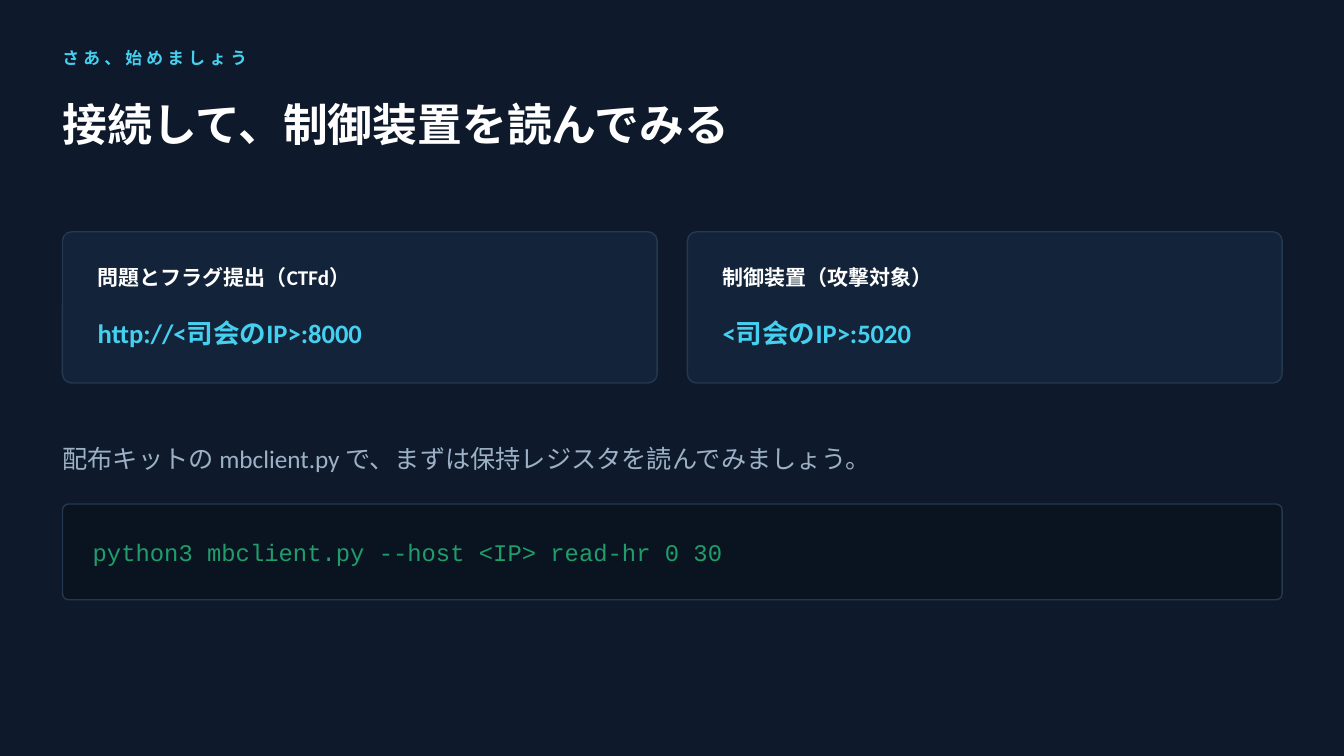
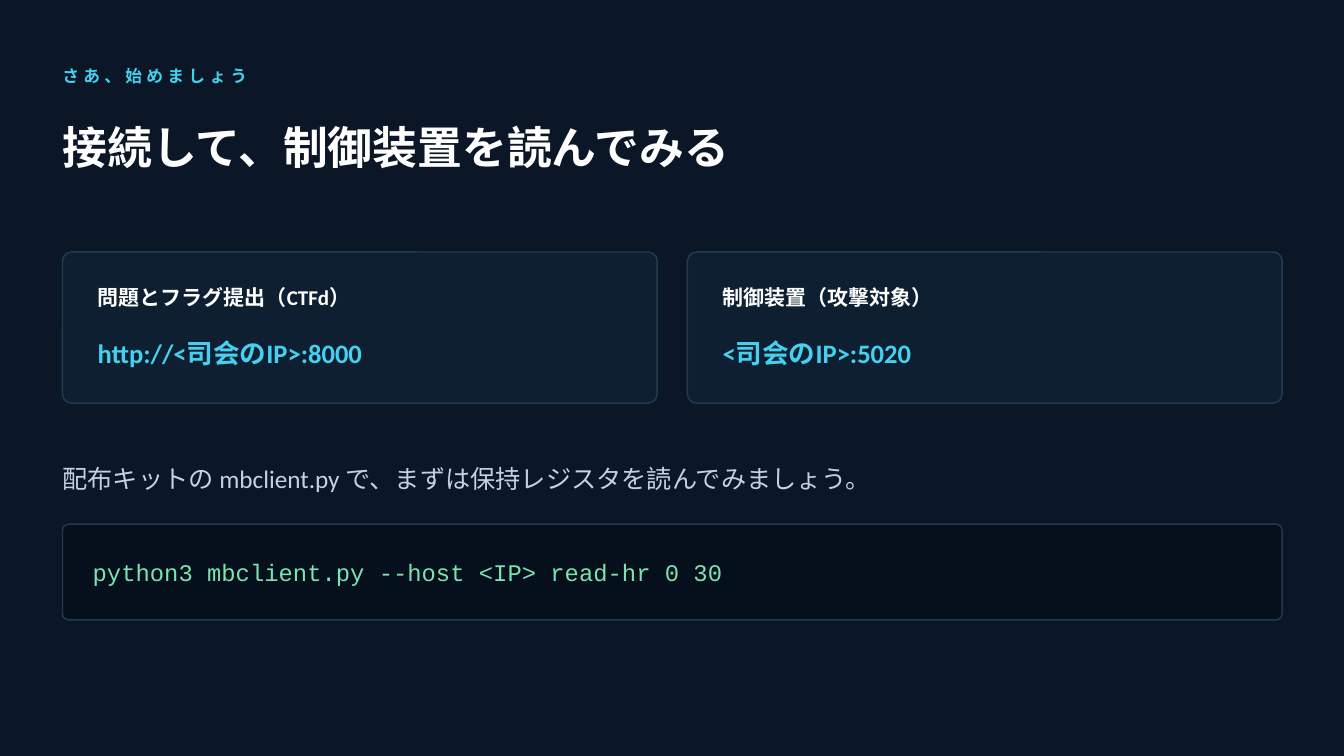
Before and after one commit to Tivo0921/ot-modbus-ctf, a slide deck: slide 9 of slides/ot-intro.pptx. Drawn at 1344x756 pixels with LibreOffice and Linux fonts; fonts in the diff are those of the drawing; background and template pictures are left out. Boxes give left, top, right and bottom in pixels: in the first picture for what was removed or moved away, otherwise in the second. Text is boxed around its words. In the diff, an @@ line names an element or a change of style, - is before the commit and + after.

```diff
--- a/slides/ot-intro.pptx
+++ b/slides/ot-intro.pptx
@@ rectangle added at (0,0,1344,756), fill #081320 at 45% opacity @@
@@ text "接続して、制御装置を読んでみる": place and size @@
-text "接続して、制御装置を読んでみる" at (62,102,729,145)
+text "接続して、制御装置を読んでみる" at (62,125,729,168)
@@ text "接続して、制御装置を読んでみる" at (62,125,729,168): line spacing 1.02 to 1 @@
@@ rounded rectangle at (63,252,657,403): fill #13243A to #0E2033 at 90% opacity; outline #24384F 1 pt to #243B52 1 pt @@
@@ rounded rectangle at (688,252,1282,403): fill #13243A to #0E2033 at 90% opacity; outline #24384F 1 pt to #243B52 1 pt @@
@@ text "配布キットの mbclient.py で、まずは保持レジスタを読んでみましょう。" at (62,467,870,492): text colour #9DB1C6 to #C3D2E2 @@
@@ 7 texts, 3 rounded rectangles: place and size @@
-7 texts, 3 rounded rectangles at (62,50,1282,600)
+7 texts, 3 rounded rectangles at (62,68,1282,620)
@@ rounded rectangle at (63,524,1282,620): fill #0A1420 to #05101C at 92% opacity @@
@@ text "python3 mbclient.py --host <IP> read-hr ..." at (93,564,722,586): text colour #1F9E6B to #7BE3B0 @@
```
Also in this commit, not shown: 4 other slides changed, 4 other files.
